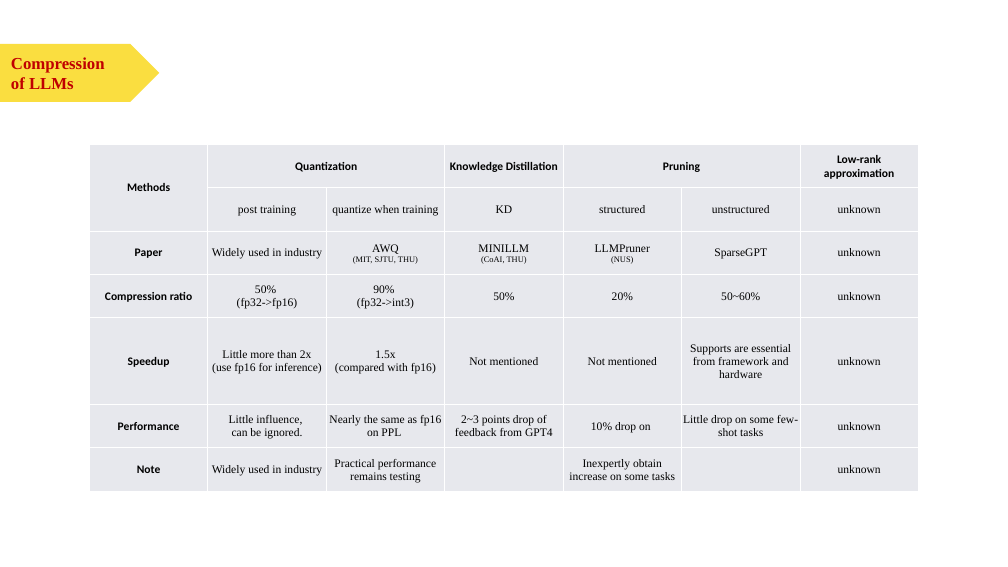
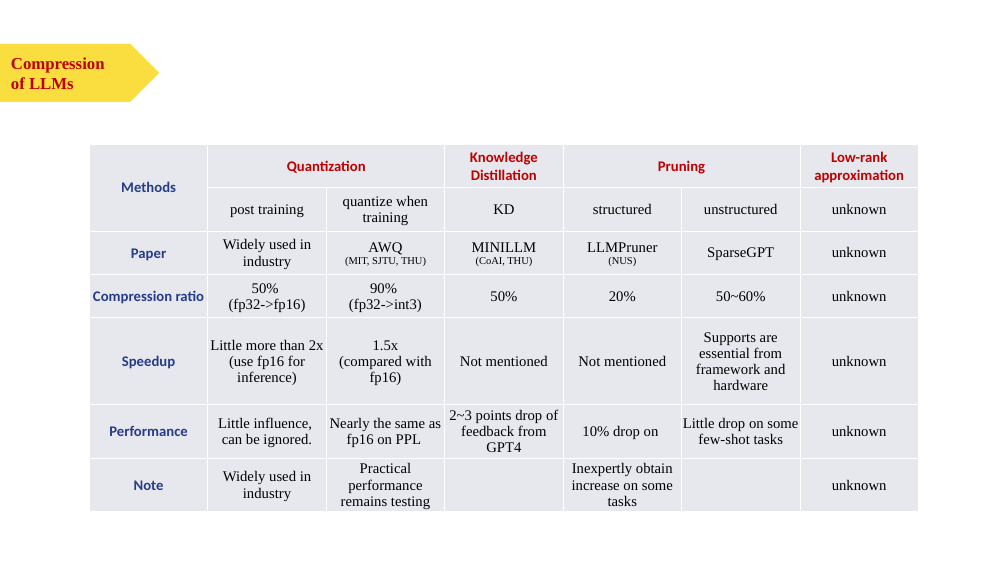
Before and after one commit to polarispw/MSBD5014-IP, a slide deck: slide 13 of docs/Matrix Factorization & LLM Compression.pptx. Drawn at 1008x567 pixels with LibreOffice and Linux fonts; fonts in the diff are those of the drawing. Boxes give left, top, right and bottom in pixels: in the first picture for what was removed or moved away, otherwise in the second. Text is boxed around its words. In the diff, an @@ line names an element or a change of style, - is before the commit and + after.

```diff
--- a/docs/Matrix Factorization & LLM Compression.pptx
+++ b/docs/Matrix Factorization & LLM Compression.pptx
@@ table at box(89, 144, 920, 513) @@
@@ size 11 to 14 pt @@
@@ text colour #000000 to #263C88 in "Methods", "Paper", "Compression ratio", "Speedup" and 2 more places @@
@@ text colour #000000 to #C00000 in "Quantization", "Knowledge Distillation", "Pruning", "Low-rank approximation" @@
@@ size 8 to 10 pt in "(MIT, SJTU, THU)", "(CoAI, THU)", "(NUS)" @@
```
Also in this commit, not shown: 3 other slides changed, 1 slide added, 23 other files.
